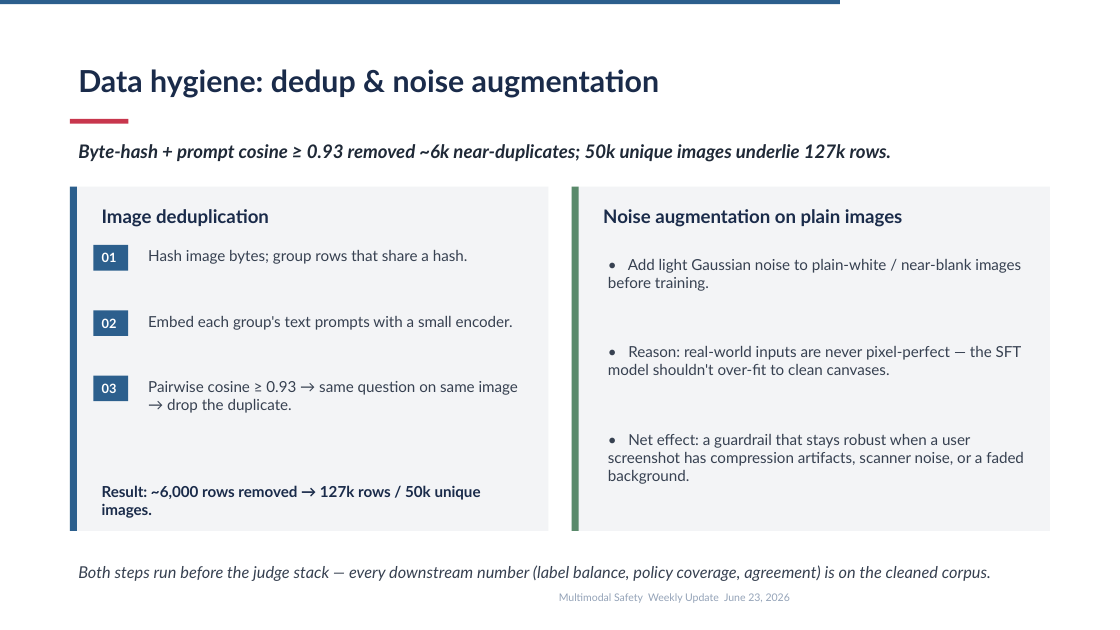
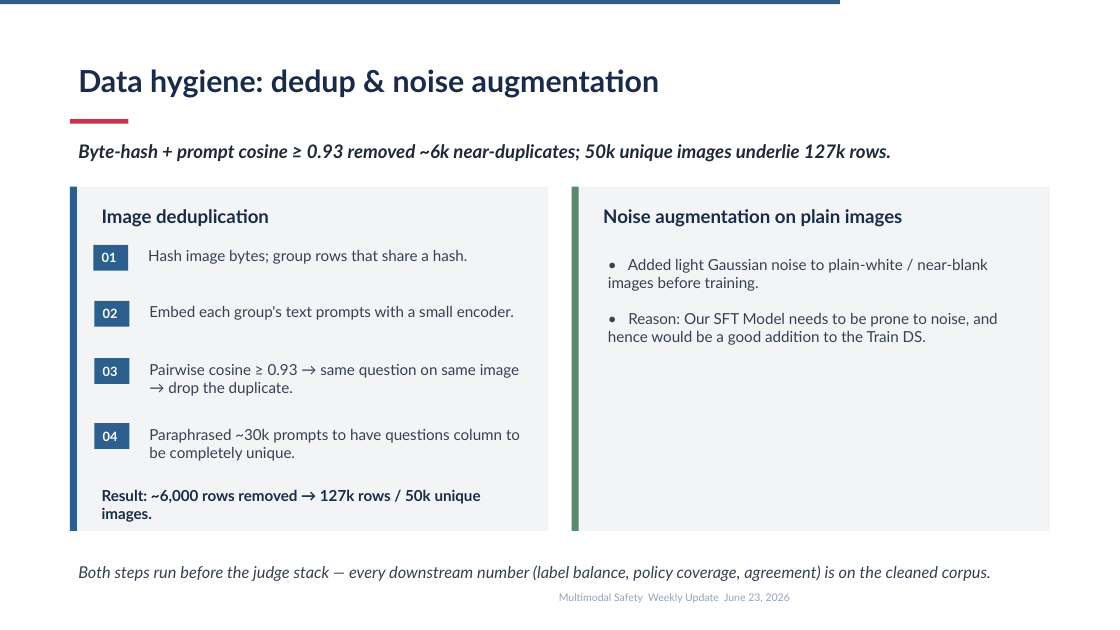
Before and after one commit to kunjcr2/A10-Internship-Progress, a slide deck: slide 16 of week-05/VLMSync4.pptx (slide 20 before the commit). Drawn at 1120x630 pixels with LibreOffice and Linux fonts; fonts in the diff are those of the drawing. Boxes give left, top, right and bottom in pixels: in the first picture for what was removed or moved away, otherwise in the second. Text is boxed around its words. In the diff, an @@ line names an element or a change of style, - is before the commit and + after.

```diff
--- a/week-05/VLMSync4.pptx
+++ b/week-05/VLMSync4.pptx
@@ text at (608, 259, 987, 291): text changed @@
-• Add light Gaussian noise to plain-white / near-blank images before training.
+• Added light Gaussian noise to plain-white / near-blank images before training.
@@ text "Embed each group's text prompts ...": place and size @@
-text "Embed each group's text prompts ..." at (148, 316, 513, 330)
+text "Embed each group's text prompts ..." at (149, 306, 514, 320)
@@ rectangle "02": place and size @@
-rectangle "02" at (93, 310, 129, 336)
+rectangle "02" at (94, 301, 129, 327)
@@ text at (608, 313, 997, 345): text changed @@
-• Reason: real-world inputs are never pixel-perfect — the SFT model shouldn't over-fit to clean canvases.
+• Reason: Our SFT Model needs to be prone to noise, and hence would be a good addition to the Train DS.
@@ rectangle "03": place and size @@
-rectangle "03" at (93, 376, 129, 402)
+rectangle "03" at (94, 358, 129, 384)
@@ text "Pairwise cosine ≥ 0.93 → ...": place and size @@
-text "Pairwise cosine ≥ 0.93 → ..." at (148, 381, 518, 413)
+text "Pairwise cosine ≥ 0.93 → ..." at (149, 364, 519, 396)
@@ rectangle added at (94, 423, 129, 450), fill #2C5F8D, 11 pt, text #FFFFFF, bold @@
+04
@@ text added at (149, 429, 520, 461), 13 pt, text #374151 @@
+Paraphrased ~30k prompts to have questions column to be completely unique.
@@ text removed at (608, 434, 1024, 484) @@
-• Net effect: a guardrail that stays robust when a user screenshot has compression artifacts, scanner noise, or a faded background.
@@ text "Result: ~6,000 rows removed → ...": place and size @@
-text "Result: ~6,000 rows removed → ..." at (102, 485, 481, 518)
+text "Result: ~6,000 rows removed → ..." at (102, 489, 481, 522)
```
Also in this commit, not shown: 12 other slides changed, 1 slide added, 2 slides removed, 1 other file.
